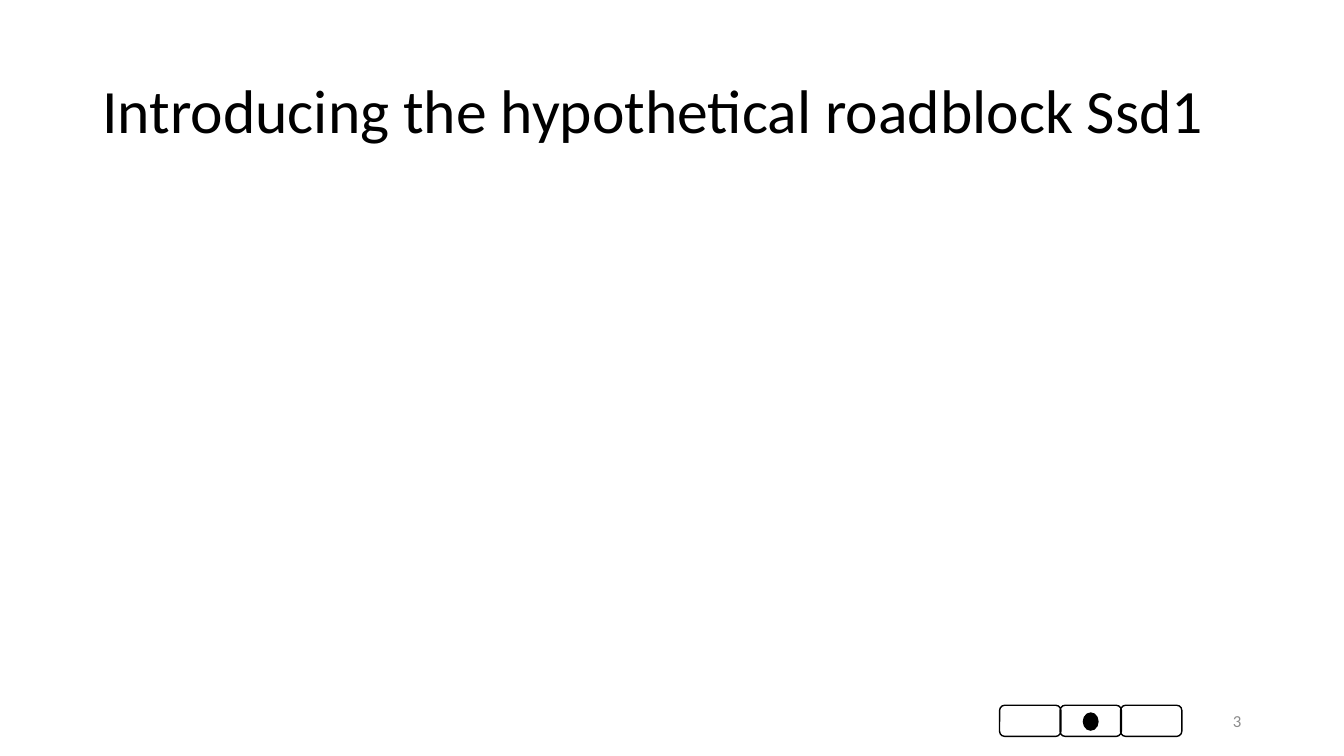
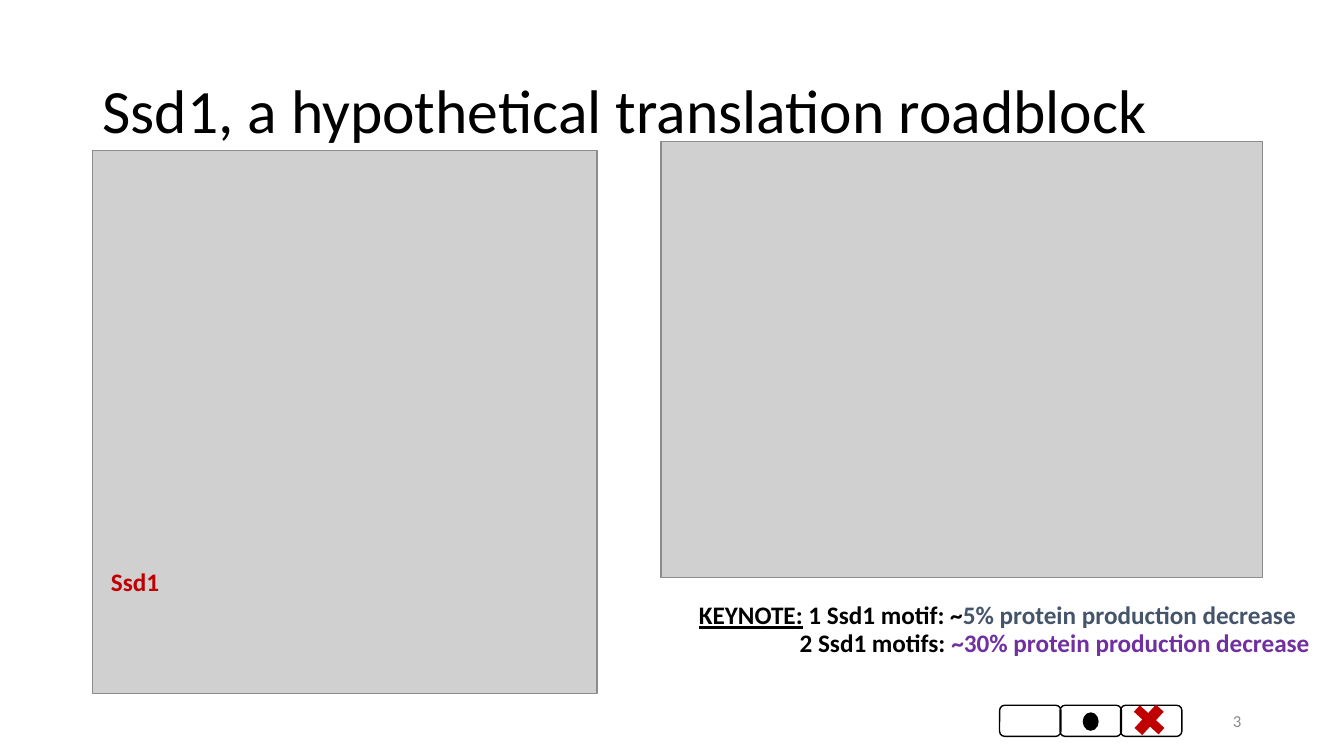
Before and after one commit to gabin-rousseau/roadblock_project, a slide deck: slide 3 of slides/gabinpractice_220224.pptx. Drawn at 1344x756 pixels with LibreOffice and Linux fonts; fonts in the diff are those of the drawing; grey boxes stand for pictures. Boxes give left, top, right and bottom in pixels: in the first picture for what was removed or moved away, otherwise in the second. Text is boxed around its words. In the diff, an @@ line names an element or a change of style, - is before the commit and + after.

```diff
--- a/slides/gabinpractice_220224.pptx
+++ b/slides/gabinpractice_220224.pptx
@@ title at [102, 90, 1147, 148]: text changed @@
-Introducing the hypothetical roadblock Ssd1
+Ssd1, a hypothetical translation roadblock
@@ picture added at [661, 141, 1263, 578] @@
@@ picture added at [93, 150, 598, 694] @@
@@ text added at [111, 573, 159, 591], 18 pt, text #C00000, bold @@
+Ssd1
@@ text added at [699, 606, 1309, 656], 18 pt, text #000000, bold @@
+KEYNOTE: 1 Ssd1 motif: ~5% protein production decrease
+2 Ssd1 motifs: ~30% protein production decrease
@@ plus added at [1126, 697, 1172, 742], fill #C00000 @@
```
Also in this commit, not shown: 2 other slides changed, 4 slides added, 1 slide removed.
